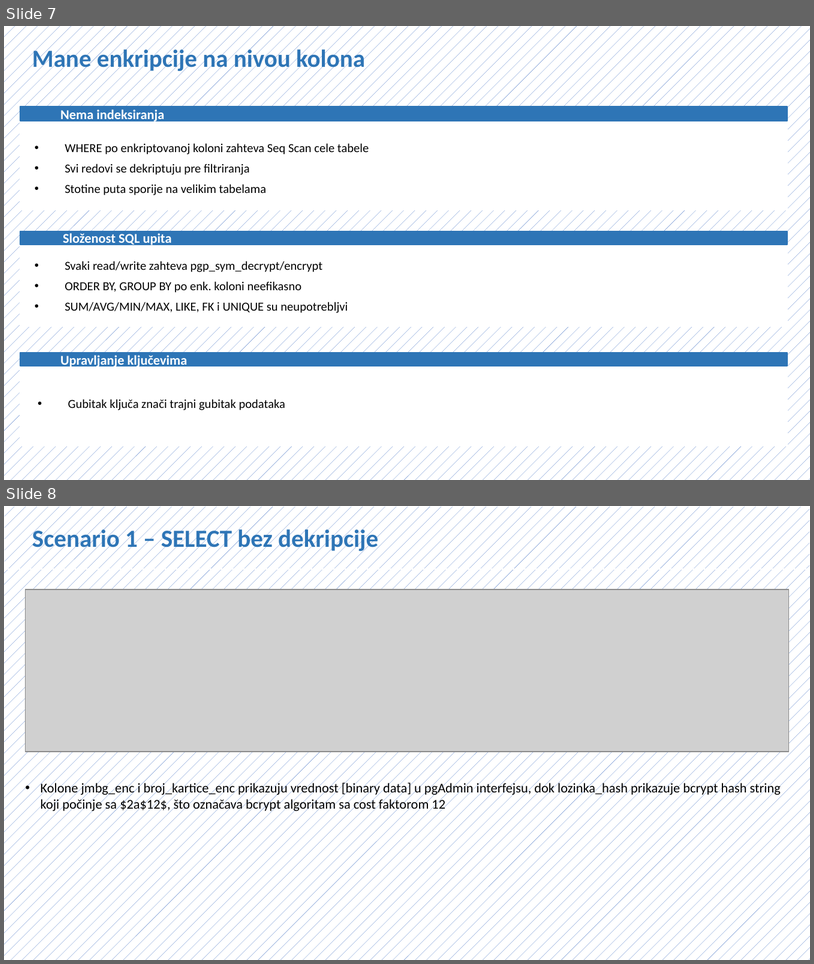
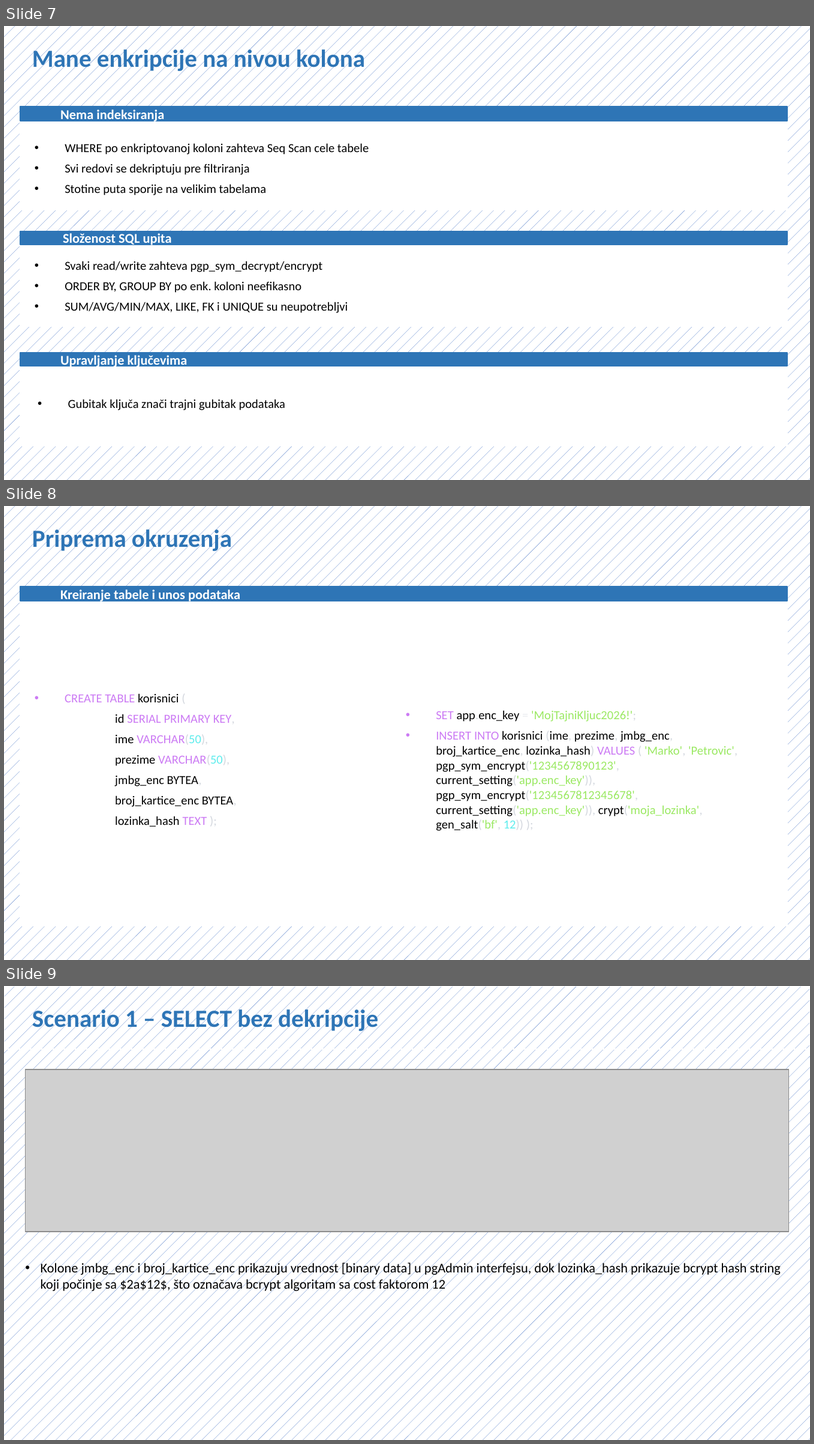
Before and after one commit to NemanjaCyber/SZUBP, a slide deck: P2/pgcrypto_prezentacija.pptx. Shown one above the other, each under a label of ours: slides 7 and 8 before the commit, slides 7, 8 and 9 after it. The pictures are 814x964 and 814x1444 pixels, drawn with LibreOffice and Linux fonts; fonts in the diff are those of the drawing; grey boxes stand for pictures. Boxes give left, top, right and bottom in pixels: in the first picture for what was removed or moved away, otherwise in the second. Text is boxed around its words. In the diff, an @@ line names an element or a change of style, - is before the commit and + after.

Commit message:
Ispravka prezentacije

```diff
--- a/P2/pgcrypto_prezentacija.pptx
+++ b/P2/pgcrypto_prezentacija.pptx
@@ slide 8 added at bbox=[4, 506, 810, 960], background pattern #4472C4 on #FFFFFF @@
@@ text added at bbox=[32, 527, 232, 553], 22 pt, text #2E75B6, bold @@
+Priprema okruzenja
@@ rectangle added at bbox=[20, 586, 788, 832], fill #FFFFFF, outline #FFFFFF 1 pt @@
@@ rectangle added at bbox=[20, 586, 788, 601], fill #2E75B6, outline #2E75B6 1 pt @@
@@ text added at bbox=[60, 589, 240, 603], 12 pt, text #FFFFFF, bold @@
+Kreiranje tabele i unos podataka
@@ text added at bbox=[65, 693, 237, 826], 11 pt, text #000000 @@
+• CREATE TABLE korisnici (
+id SERIAL PRIMARY KEY,
+ime VARCHAR(50),
+prezime VARCHAR(50),
+jmbg_enc BYTEA,
+broj_kartice_enc BYTEA,
+lozinka_hash TEXT );
@@ text added at bbox=[436, 710, 738, 831], 11 pt, text #000000 @@
+• SET app.enc_key = 'MojTajniKljuc2026!';
+• INSERT INTO korisnici (ime, prezime, jmbg_enc, broj_kartice_enc, lozinka_hash) VALUES ( 'Marko', 'Petrovic', pgp_sym_encrypt('1234567890123', current_setting('app.enc_key')), pgp_sym_encrypt('1234567812345678', current_setting('app.enc_key')), crypt('moja_lozinka', gen_salt('bf', 12)) );
@@ rectangle added at bbox=[20, 832, 788, 925], fill #FFFFFF, outline #FFFFFF 1 pt @@
@@ what was slide 8 is now slide 9 @@
```
